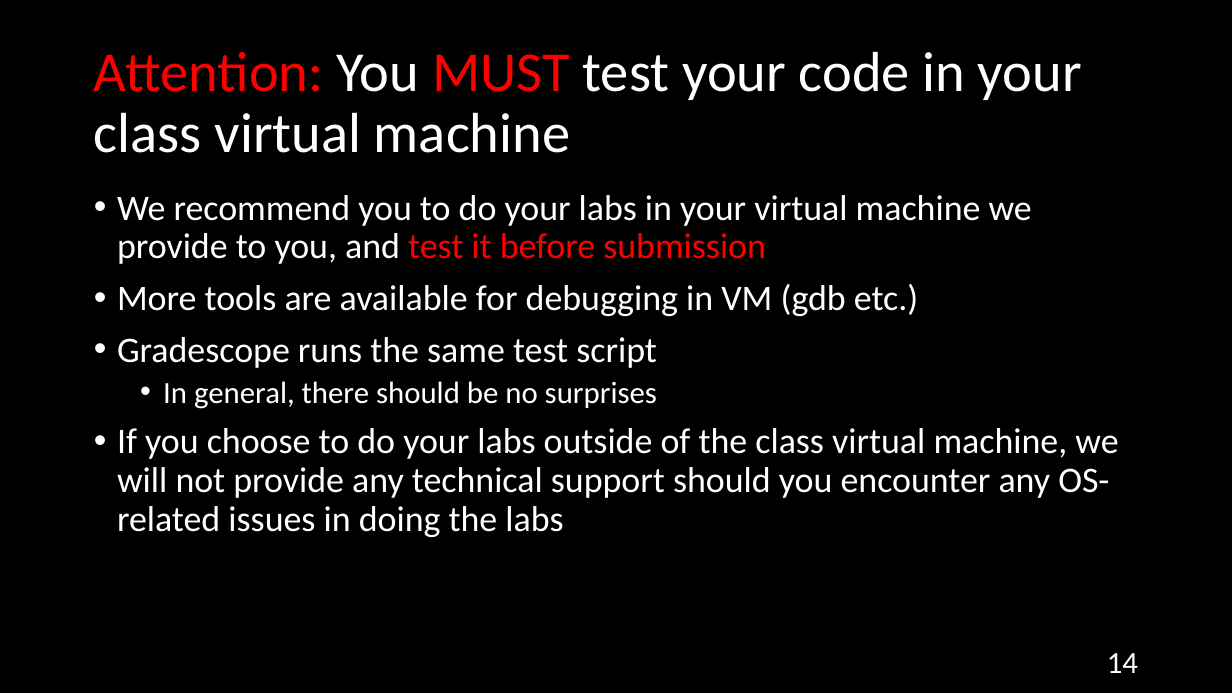
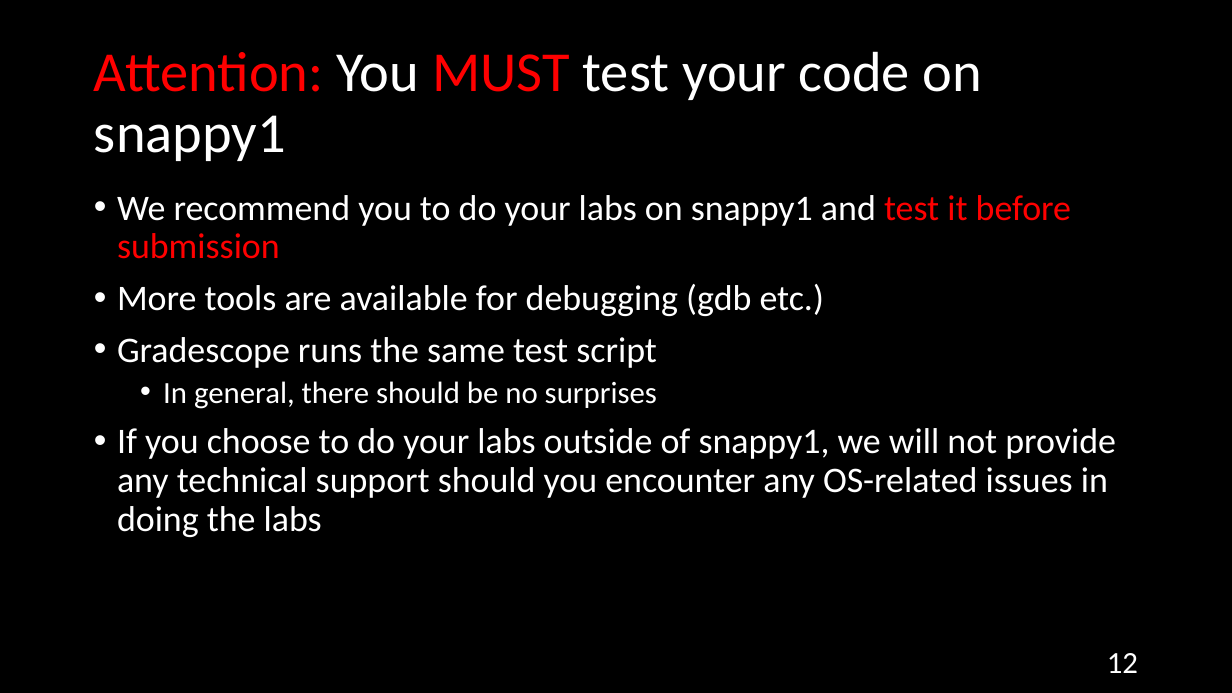
Before and after one commit to NYU-CSO/nyu-cso.github.io, a slide deck: slide 12 of rec-notes/r01.pptx (slide 14 before the commit). Drawn at 1232x693 pixels with LibreOffice and Linux fonts; fonts in the diff are those of the drawing. Boxes give left, top, right and bottom in pixels: in the first picture for what was removed or moved away, otherwise in the second. Text is boxed around its words. In the diff, an @@ line names an element or a change of style, - is before the commit and + after.

```diff
--- a/rec-notes/r01.pptx
+++ b/rec-notes/r01.pptx
@@ title at <box>94,51,981,161</box>: text changed @@
-Attention: You MUST test your code in your class virtual machine
+Attention: You MUST test your code on snappy1
@@ text at <box>117,195,1071,316</box>: text changed @@
-• We recommend you to do your labs in your virtual machine we provide to you, and test it before submission
-• More tools are available for debugging in VM (gdb etc.)
+• We recommend you to do your labs on snappy1 and test it before submission
+• More tools are available for debugging (gdb etc.)
@@ text at <box>117,428,1116,537</box>: text changed @@
-• If you choose to do your labs outside of the class virtual machine, we will not provide any technical support should you encounter any OS-related issues in doing the labs
+• If you choose to do your labs outside of snappy1, we will not provide any technical support should you encounter any OS-related issues in doing the labs
@@ page number at <box>1107,653,1138,673</box>: text changed @@
-14
+12
```
Also in this commit, not shown: 8 other slides changed, 1 slide added, 3 slides removed, 1 other file.
